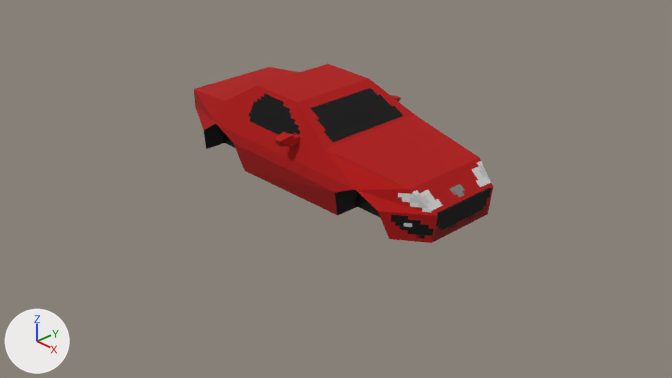
Before and after pictures for a commit that changed the Blender file blender/mx5.blend.
The view is the same before and after, from the file's camera 'Camera'. Arrows for +X, +Y and +Z are at lower left; the lights stay in place. The older version comes first.
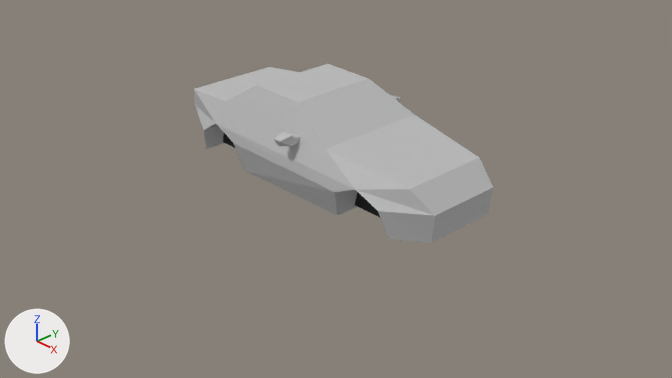
Where the change shows, as pixel boxes [x1, y1, x2, y2] in the pictures (672 x 378 px):
```json
{"object": "Cube.003", "change": "surface changed", "before": [194, 64, 493, 243], "after": [194, 64, 493, 243], "on screen": "red to grey"}
```

Edits to the scene script, one JSON object a line:
```json
{"op": "remove", "block": "mat_material_004", "code": "mat_material_004.texture = img_texture"}
{"op": "add", "block": "mat_material_004", "code": "mat_material_004.base_color = (0.5, 0.5, 0.5)  # grey #bcbcbc"}
```
